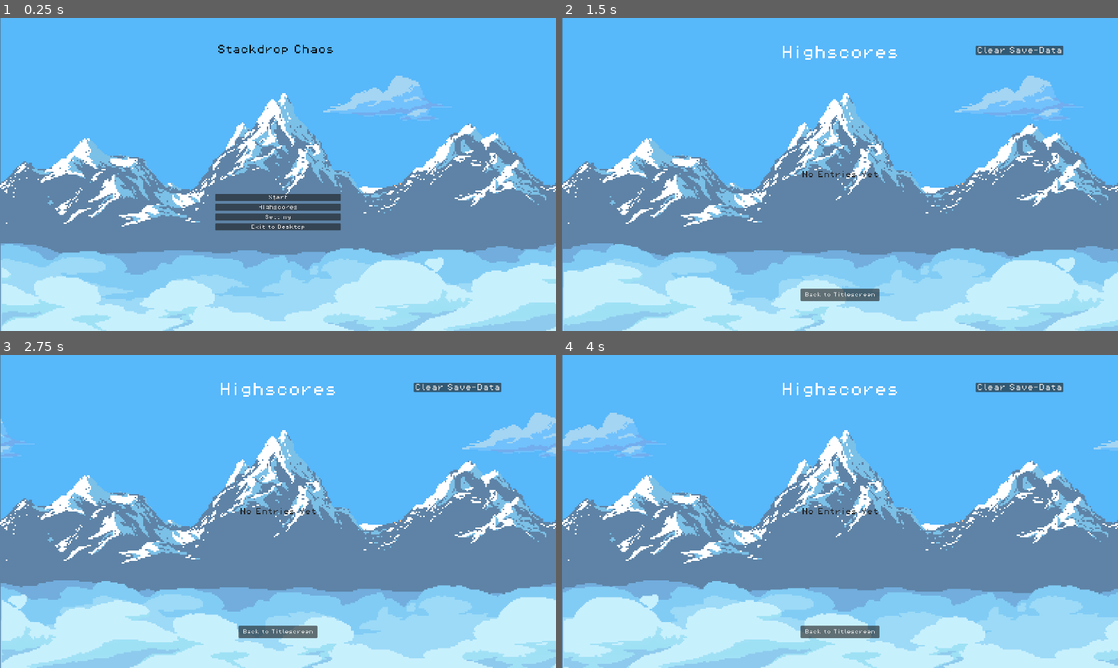
Above: before the commit, frames 1-4 (two rows, left to right).
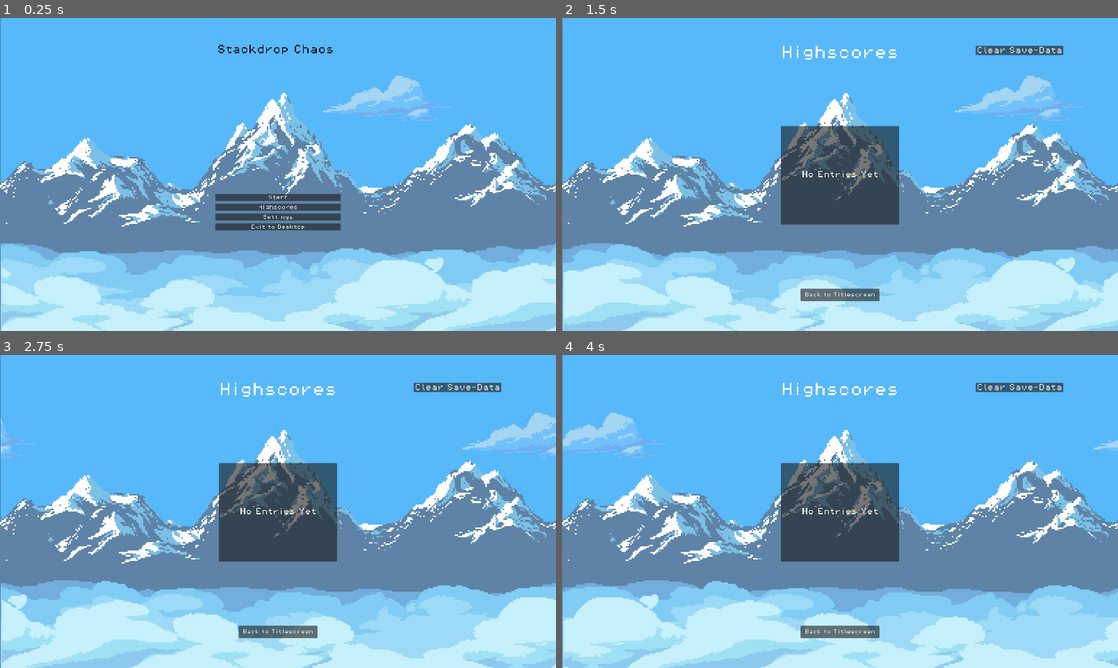
Above: after the commit, the same moments.

Repository: NoahGram/Stackdrop-Chaos
Game: Godot game, scene res://scene/Titlescreen.tscn
Same seed, same stepped clock (60 frames per second), same inputs: the game is played once before the commit and once after it.
Inputs (mouse positions are in pixels of both pictures, inside the frame that each line leads up to):
- Up to frame 1 (0.25 s): no input
- Up to frame 2 (1.5 s): click "Highscores" at 0.5 s; tap Enter at 1.25 s; move the mouse to (962, 158) at 1.27 s; hold D (right) from 1.28 s (still down); tap Space (drop_block) at 1.35 s; click (962, 158) at 1.42 s
- Up to frame 3 (2.75 s): tap W (rotate) at 1.55, 2.1 s; move the mouse to (166, 527) at 2.02 s; release D (right) at 2.03 s; hold A (left) from 2.03 s (still down); click (166, 527) at 2.17 s; tap Space (drop_block) at 2.3 s
- Up to frame 4 (4 s): move the mouse to (895, 442) at 2.77 s; release A (left) at 2.78 s; hold D (right) from 2.78 s (still down); tap Space (drop_block) at 2.85, 3.8 s; click (895, 442) at 2.92 s; tap W (rotate) at 3.05, 3.6 s; move the mouse to (812, 574) at 3.52 s; click (812, 574) at 3.67 s

The runs differ from the first frame. In frame 1, less than 0.1% of the frame differs, in the area x 47-53%, y 62-65%; in frame 2, 6.7%, in the area x 39-61%, y 34-66%; in frame 3, 6.7%; in frame 4, 6.7%.

Commit message:
Added Key-Rebinding

Diff:
--- a/scene/Titlescreen.tscn
+++ b/scene/Titlescreen.tscn
@@ -125,10 +125,10 @@
 theme_override_fonts/font = ExtResource("11_ruxmo")
 text = "Highscores"
 
-[node name="Button" type="Button" parent="VBoxContainer"]
+[node name="Settings" type="Button" parent="VBoxContainer"]
 layout_mode = 2
 theme_override_fonts/font = ExtResource("11_ruxmo")
-text = "Setting"
+text = "Settings"
 
 [node name="Exit" type="Button" parent="VBoxContainer"]
 layout_mode = 2
@@ -138,4 +138,5 @@
 
 [connection signal="pressed" from="VBoxContainer/Start" to="." method="_on_start_pressed"]
 [connection signal="pressed" from="VBoxContainer/Highscores" to="." method="_on_highscores_pressed"]
+[connection signal="pressed" from="VBoxContainer/Settings" to="." method="_on_settings_pressed"]
 [connection signal="pressed" from="VBoxContainer/Exit" to="." method="_on_exit_pressed"]
--- a/scene/highscore.tscn
+++ b/scene/highscore.tscn
@@ -93,6 +93,13 @@
 text = "Highscores"
 label_settings = SubResource("LabelSettings_md2a5")
 
+[node name="Panel" type="Panel" parent="."]
+layout_mode = 0
+offset_left = 756.0
+offset_top = 373.0
+offset_right = 1164.0
+offset_bottom = 713.0
+
 [node name="ScoreList" type="VBoxContainer" parent="."]
 layout_mode = 1
 anchors_preset = 8
--- /dev/null
+++ b/scene/input_button.tscn
@@ -0,0 +1,50 @@
+[gd_scene load_steps=4 format=3 uid="uid://c1xhifhywchs0"]
+
+[sub_resource type="StyleBoxFlat" id="StyleBoxFlat_0sjkw"]
+bg_color = Color(1, 1, 1, 0.392157)
+
+[sub_resource type="StyleBoxFlat" id="StyleBoxFlat_2drs1"]
+bg_color = Color(1, 1, 1, 0.392157)
+
+[sub_resource type="StyleBoxFlat" id="StyleBoxFlat_mg4rh"]
+bg_color = Color(0, 0, 0, 0.392157)
+
+[node name="InputButton" type="Button"]
+custom_minimum_size = Vector2(0, 18)
+anchors_preset = 10
+anchor_right = 1.0
+grow_horizontal = 2
+focus_mode = 0
+theme_override_styles/hover_pressed = SubResource("StyleBoxFlat_0sjkw")
+theme_override_styles/hover = SubResource("StyleBoxFlat_2drs1")
+theme_override_styles/normal = SubResource("StyleBoxFlat_mg4rh")
+
+[node name="MarginContainer" type="MarginContainer" parent="."]
+layout_mode = 1
+anchors_preset = 15
+anchor_right = 1.0
+anchor_bottom = 1.0
+grow_horizontal = 2
+grow_vertical = 2
+theme_override_constants/margin_left = 4
+theme_override_constants/margin_top = 3
+theme_override_constants/margin_right = 4
+theme_override_constants/margin_bottom = 2
+
+[node name="HBoxContainer" type="HBoxContainer" parent="MarginContainer"]
+layout_mode = 2
+
+[node name="LabelAction" type="Label" parent="MarginContainer/HBoxContainer"]
+layout_mode = 2
+mouse_filter = 1
+text = "Action Name"
+
+[node name="Spacer" type="Control" parent="MarginContainer/HBoxContainer"]
+layout_mode = 2
+size_flags_horizontal = 3
+mouse_filter = 1
+
+[node name="LabelInput" type="Label" parent="MarginContainer/HBoxContainer"]
+layout_mode = 2
+mouse_filter = 1
+text = "Action Key"
--- /dev/null
+++ b/scene/input_settings.tscn
@@ -0,0 +1,70 @@
+[gd_scene load_steps=4 format=3 uid="uid://dw8e4230mty03"]
+
+[ext_resource type="Script" uid="uid://cy43m5rmc6qqb" path="res://script/input_settings.gd" id="1_ll6f0"]
+[ext_resource type="FontFile" uid="uid://kc3lu3wqhvfu" path="res://assets/fonts/PixelOperator8.ttf" id="11_caeap"]
+[ext_resource type="PackedScene" uid="uid://c1xhifhywchs0" path="res://scene/input_button.tscn" id="12_kpbhj"]
+
+[node name="InputSettings" type="Control"]
+layout_mode = 3
+anchors_preset = 15
+anchor_right = 1.0
+anchor_bottom = 1.0
+grow_horizontal = 2
+grow_vertical = 2
+script = ExtResource("1_ll6f0")
+
+[node name="PanelContainer" type="PanelContainer" parent="."]
+layout_mode = 1
+anchors_preset = 8
+anchor_left = 0.5
+anchor_top = 0.5
+anchor_right = 0.5
+anchor_bottom = 0.5
+offset_left = -583.0
+offset_top = -342.0
+offset_right = 583.0
+offset_bottom = 342.0
+grow_horizontal = 2
+grow_vertical = 2
+
+[node name="MarginContainer" type="MarginContainer" parent="PanelContainer"]
+layout_mode = 2
+theme_override_constants/margin_left = 8
+theme_override_constants/margin_top = 8
+theme_override_constants/margin_right = 8
+theme_override_constants/margin_bottom = 8
+
+[node name="VBoxContainer" type="VBoxContainer" parent="PanelContainer/MarginContainer"]
+layout_mode = 2
+
+[node name="ScrollContainer" type="ScrollContainer" parent="PanelContainer/MarginContainer/VBoxContainer"]
+layout_mode = 2
+size_flags_vertical = 3
+
+[node name="ActionList" type="VBoxContainer" parent="PanelContainer/MarginContainer/VBoxContainer/ScrollContainer"]
+layout_mode = 2
+size_flags_horizontal = 3
+size_flags_vertical = 3
+
+[node name="InputButton" parent="PanelContainer/MarginContainer/VBoxContainer/ScrollContainer/ActionList" instance=ExtResource("12_kpbhj")]
+layout_mode = 2
+
+[node name="InputButton2" parent="PanelContainer/MarginContainer/VBoxContainer/ScrollContainer/ActionList" instance=ExtResource("12_kpbhj")]
+layout_mode = 2
+
+[node name="InputButton3" parent="PanelContainer/MarginContainer/VBoxContainer/ScrollContainer/ActionList" instance=ExtResource("12_kpbhj")]
+layout_mode = 2
+
+[node name="InputButton4" parent="PanelContainer/MarginContainer/VBoxContainer/ScrollContainer/ActionList" instance=ExtResource("12_kpbhj")]
+layout_mode = 2
+
+[node name="InputButton5" parent="PanelContainer/MarginContainer/VBoxContainer/ScrollContainer/ActionList" instance=ExtResource("12_kpbhj")]
+layout_mode = 2
+
+[node name="Reset" type="Button" parent="PanelContainer/MarginContainer/VBoxContainer"]
+layout_mode = 2
+focus_mode = 0
+theme_override_fonts/font = ExtResource("11_caeap")
+text = "Reset To Default"
+
+[connection signal="pressed" from="PanelContainer/MarginContainer/VBoxContainer/Reset" to="." method="_on_reset_pressed"]
--- /dev/null
+++ b/scene/settings.tscn
@@ -0,0 +1,105 @@
+[gd_scene load_steps=18 format=3 uid="uid://cd06ipdugnjqf"]
+
+[ext_resource type="Script" uid="uid://bg8dyafa6mc2b" path="res://script/settings.gd" id="1_65vpt"]
+[ext_resource type="Texture2D" uid="uid://bgrfk3m55qu6c" path="res://assets/background/Glacial-mountains-parallax-background_vnitti/Layers/glacial_mountains.png" id="1_bdort"]
+[ext_resource type="Shader" uid="uid://drhs576558g1w" path="res://shader/scroll_fast.gdshader" id="2_h3kf0"]
+[ext_resource type="Texture2D" uid="uid://d1o3yocebivvr" path="res://assets/background/Glacial-mountains-parallax-background_vnitti/Layers/cloud_lonely.png" id="3_w6q7o"]
+[ext_resource type="Texture2D" uid="uid://8gqreqlskbfj" path="res://assets/background/Glacial-mountains-parallax-background_vnitti/Layers/sky_lightened.png" id="4_65vpt"]
+[ext_resource type="Shader" uid="uid://gsd38r8yu8bi" path="res://shader/scroll.gdshader" id="5_dmpxh"]
+[ext_resource type="Texture2D" uid="uid://dmokecqtro8ny" path="res://assets/background/Glacial-mountains-parallax-background_vnitti/Layers/clouds_mg_3.png" id="6_3ennp"]
+[ext_resource type="Shader" uid="uid://i5m1r21cjxs1" path="res://shader/scroll_slow.gdshader" id="7_d0yfb"]
+[ext_resource type="Texture2D" uid="uid://ug41pv8651df" path="res://assets/background/Glacial-mountains-parallax-background_vnitti/Layers/clouds_mg_2.png" id="8_w7d3e"]
+[ext_resource type="Texture2D" uid="uid://co6sj06bx8j65" path="res://assets/background/Glacial-mountains-parallax-background_vnitti/Layers/clouds_mg_1.png" id="9_qawrq"]
+[ext_resource type="FontFile" uid="uid://kc3lu3wqhvfu" path="res://assets/fonts/PixelOperator8.ttf" id="10_h3kf0"]
+[ext_resource type="PackedScene" uid="uid://dw8e4230mty03" path="res://scene/input_settings.tscn" id="11_w6q7o"]
+
+[sub_resource type="ShaderMaterial" id="ShaderMaterial_h3kf0"]
+shader = ExtResource("2_h3kf0")
+
+[sub_resource type="ShaderMaterial" id="ShaderMaterial_w6q7o"]
+shader = ExtResource("5_dmpxh")
+
+[sub_resource type="ShaderMaterial" id="ShaderMaterial_65vpt"]
+shader = ExtResource("7_d0yfb")
+
+[sub_resource type="ShaderMaterial" id="ShaderMaterial_dmpxh"]
+shader = ExtResource("2_h3kf0")
+
+[sub_resource type="LabelSettings" id="LabelSettings_3ennp"]
+font = ExtResource("10_h3kf0")
+font_size = 48
+
+[node name="Settings" type="Control"]
+layout_mode = 3
+anchors_preset = 15
+anchor_right = 1.0
+anchor_bottom = 1.0
+grow_horizontal = 2
+grow_vertical = 2
+script = ExtResource("1_65vpt")
+
+[node name="Background" type="ParallaxBackground" parent="."]
+
+[node name="BackgroundLayer" type="ParallaxLayer" parent="Background"]
+
+[node name="Mountains" type="Sprite2D" parent="Background/BackgroundLayer"]
+position = Vector2(960.5, 540)
+scale = Vector2(5.0026, 5)
+texture = ExtResource("1_bdort")
+
+[node name="Clouds" type="Sprite2D" parent="Background/BackgroundLayer"]
+texture_repeat = 2
+material = SubResource("ShaderMaterial_h3kf0")
+position = Vector2(963, 545)
+scale = Vector2(5.0026, 5)
+texture = ExtResource("3_w6q7o")
+
+[node name="Skybox" type="Sprite2D" parent="Background/BackgroundLayer"]
+z_index = -1
+position = Vector2(962, 542.5)
+scale = Vector2(5.0026, 5.02315)
+texture = ExtResource("4_65vpt")
+
+[node name="BackClouds" type="Sprite2D" parent="Background/BackgroundLayer"]
+texture_repeat = 2
+material = SubResource("ShaderMaterial_w6q7o")
+position = Vector2(963, 542.5)
+scale = Vector2(5.00521, 4.98611)
+texture = ExtResource("6_3ennp")
+
+[node name="MidClouds" type="Sprite2D" parent="Background/BackgroundLayer"]
+texture_repeat = 2
+material = SubResource("ShaderMaterial_65vpt")
+position = Vector2(961.5, 544.5)
+scale = Vector2(4.9974, 5.00463)
+texture = ExtResource("8_w7d3e")
+
+[node name="FrontClouds" type="Sprite2D" parent="Background/BackgroundLayer"]
+texture_repeat = 2
+material = SubResource("ShaderMaterial_dmpxh")
+position = Vector2(964.75, 541.5)
+scale = Vector2(4.99609, 4.99537)
+texture = ExtResource("9_qawrq")
+
+[node name="LabelSettings" type="Label" parent="."]
+layout_mode = 0
+offset_left = 814.0
+offset_top = 124.0
+offset_right = 1126.0
+offset_bottom = 172.0
+text = "Settings"
+label_settings = SubResource("LabelSettings_3ennp")
+
+[node name="InputSettings" parent="." instance=ExtResource("11_w6q7o")]
+layout_mode = 1
+
+[node name="Back" type="Button" parent="."]
+offset_left = 743.0
+offset_top = 940.0
+offset_right = 1176.0
+offset_bottom = 992.0
+theme_override_fonts/font = ExtResource("10_h3kf0")
+theme_override_font_sizes/font_size = 24
+text = "Back To Titlescreen"
+
+[connection signal="pressed" from="Back" to="." method="_on_back_pressed"]
--- a/script/deathzone.gd
+++ b/script/deathzone.gd
@@ -8,6 +8,7 @@
 
 
 func _on_timer_timeout() -> void:
-	SaveManager.add_score(ScoreManager.total_score)
+	if ScoreManager.total_score != 0:
+		SaveManager.add_score(ScoreManager.total_score)
 	ScoreManager.total_score = 0
 	get_tree().call_deferred("reload_current_scene")
--- a/script/highscore.gd
+++ b/script/highscore.gd
@@ -3,7 +3,7 @@
 @onready var score_list: VBoxContainer = $ScoreList
 
 var font = preload("res://assets/fonts/PixelOperator8.ttf")
-var font_color = Color("#222222")
+var font_color = Color("White")
 var font_size = 24
 var scores
 
--- /dev/null
+++ b/script/input_settings.gd
@@ -0,0 +1,85 @@
+extends Control
+
+@onready var input_button_scene = preload("res://scene/input_button.tscn")
+@onready var action_list: VBoxContainer = $PanelContainer/MarginContainer/VBoxContainer/ScrollContainer/ActionList
+
+var is_remapping = false
+var action_to_remap = null
+var remapping_button = null
+
+var font = preload("res://assets/fonts/PixelOperator8.ttf")
+var font_color = Color("White")
+var font_size = 16
+
+var input_actions = {
+	"left": "Left",
+	"right": "Right",
+	"rotate": "Rotate",
+	"drop_block": "Drop Block",
+}
+
+func _ready() -> void:
+	create_action_list()
+
+
+func create_action_list():
+	InputMap.load_from_project_settings()
+	for item in action_list.get_children():
+		item.queue_free()
+
+	for action in input_actions:
+		var button = input_button_scene.instantiate()
+		var action_label = button.find_child("LabelAction")
+		var input_label = button.find_child("LabelInput")
+
+		action_label.add_theme_font_override("font", font)
+		action_label.add_theme_color_override("font_color", font_color)
+		action_label.add_theme_font_size_override("font_size", font_size)
+
+		input_label.add_theme_font_override("font", font)
+		input_label.add_theme_color_override("font_color", font_color)
+		input_label.add_theme_font_size_override("font_size", font_size)
+
+		action_label.text = input_actions[action]
+
+		var events = InputMap.action_get_events(action)
+		if events.size() > 0:
+			input_label.text = events[0].as_text().trim_suffix("(Physical)")
+		else:
+			input_label.text = ""
+
+		action_list.add_child(button)
+		button.pressed.connect(on_input_button_pressed.bind(button, action))
+
+func on_input_button_pressed(button, action):
+	if !is_remapping:
+		is_remapping = true
+		action_to_remap = action
+		remapping_button = button
+		button.find_child("LabelInput").text = "Press key to bind..."
+
+func _input(event: InputEvent) -> void:
+	if is_remapping:
+		if (
+			event is InputEventKey ||
+			(event is InputEventMouseButton && event.pressed)
+		):
+			if event is InputEventMouseButton && event.double_click:
+				event.double_click = false
+
+			InputMap.action_erase_events(action_to_remap)
+			InputMap.action_add_event(action_to_remap, event)
+			update_action_list(remapping_button, event)
+
+			is_remapping = false
+			action_to_remap = null
+			remapping_button = null
+
+			accept_event()
+
+func update_action_list(button, event):
+	button.find_child("LabelInput").text = event.as_text().trim_suffix("(Physical)")
+
+
+func _on_reset_pressed() -> void:
+	create_action_list()
--- /dev/null
+++ b/script/settings.gd
@@ -0,0 +1,7 @@
+extends Control
+
+
+
+
+func _on_back_pressed() -> void:
+	get_tree().change_scene_to_file("res://scene/titlescreen.tscn")
--- a/script/titlescreen.gd
+++ b/script/titlescreen.gd
@@ -9,3 +9,7 @@
 
 func _on_highscores_pressed() -> void:
 	get_tree().change_scene_to_file("res://scene/highscore.tscn")
+
+
+func _on_settings_pressed() -> void:
+	get_tree().change_scene_to_file("res://scene/settings.tscn")
Not shown, added: script/input_settings.gd.uid
Not shown, added: script/settings.gd.uid
